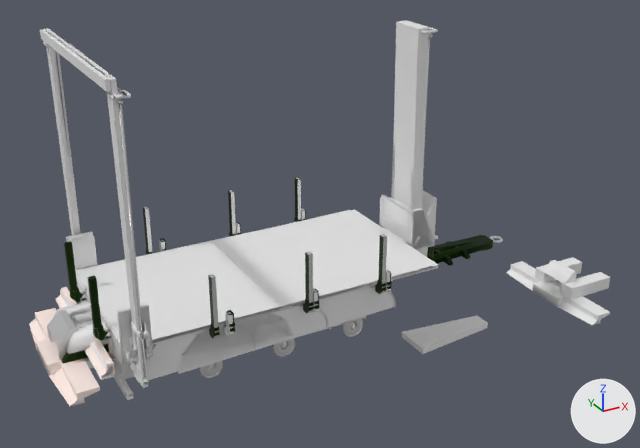
One commit to the FBX model road_train_trailer/meshes/trucks/tuning/pup.fbx: the scene before it, then after it.
Rendered twice from a 50 mm camera at (-0.0865, -0.1194, 0.0877) aimed at (-0.0195, 0.0025, 0.0267). The axes (+X, +Y, +Z) are drawn at lower right. The lights are the same throughout. Where no turn or scale is listed for an object, it has been applied to the vertices. Vertices at the same position are counted once.

In view in the first picture: 'cdt_Arm', 'cdt_Body.003', 'cdt_Hitch.001', 'cdt_Lift.003', 'cdt_RootNode.003', 'lift.001', 'main.001'.
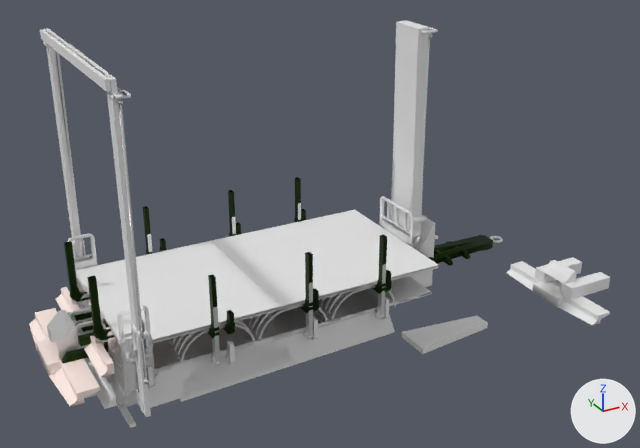
Commit message: WIP pup

Diff of the bpy script that builds the scene:
```diff
--- a/road_train_trailer/meshes/trucks/tuning/pup.fbx.py
+++ b/road_train_trailer/meshes/trucks/tuning/pup.fbx.py
@@ me_cube_004 @@
 me_cube_004.from_pydata(...)  # 86 vertices, 76 faces; spans x -0.0597..0.0003, y -0.0131..0.0129, z 0.0134..0.0298
+# me_cube_004 part 18: the whole mesh is moved by (0.0, 0.0, -0.0047)
@@ me_cube_10761 @@
 me_cube_10761.from_pydata(...)  # 380 vertices, 274 faces; spans x -0.0616..-0.0049, y -0.0152..0.0151, z 0.0203..0.0308
+# me_cube_10761 part 19: the whole mesh is moved by (0.0, 0.0, -0.0046)
 me_cube_10761.materials.append(mat_puplift_mat)
@@ me_cube_010 @@
-me_cube_010.from_pydata(...)  # 386 vertices, 298 faces; spans x -0.0656..0.0003, y -0.0169..0.0169, z 0.0124..0.0609
+me_cube_010.from_pydata(...)  # 386 vertices, 298 faces; spans x -0.0656..0.0003, y -0.0169..0.0169, z 0.0075..0.0609
+# me_cube_010 part 1: the loose piece of 12 vertices spanning x -0.0515..-0.0138, y -0.0131..0.0129, z 0.0154..0.0216 is moved by (0.0, 0.0, -0.0049)
+# me_cube_010 part 2: the loose piece of 8 vertices spanning x -0.0637..-0.0593, y -0.0048..0.0048, z 0.015..0.0163 is moved by (0.0, 0.0, -0.0049)
+# me_cube_010 part 3: the loose piece of 8 vertices spanning x -0.0591..-0.0582, y -0.0115..0.0113, z 0.0124..0.0129 is moved by (0.0, 0.0, -0.0049)
+# me_cube_010 part 4: the loose piece of 24 vertices spanning x -0.0057..0.0002, y -0.0037..0.0036, z 0.0206..0.0281 is moved by (0.0, 0.0, -0.0049)
+# me_cube_010 part 5: the loose piece of 8 vertices spanning x -0.0593..-0.0331, y -0.0129..0.0128, z 0.0128..0.0219 is moved by (0.0, 0.0, -0.0049)
+# me_cube_010 part 6: the loose piece of 8 vertices spanning x -0.0171..-0.0164, y 0.0138..0.0149, z 0.0214..0.0243 is moved by (0.0, 0.0, -0.0049)
+# me_cube_010 part 7: the loose piece of 8 vertices spanning x -0.0171..-0.0164, y -0.015..-0.0139, z 0.0214..0.0243 is moved by (0.0, 0.0, -0.0049)
+# me_cube_010 part 8: the loose piece of 8 vertices spanning x -0.0301..-0.0295, y -0.015..-0.0139, z 0.0212..0.0241 is moved by (0.0, 0.0, -0.0049)
+# me_cube_010 part 9: the loose piece of 8 vertices spanning x -0.0441..-0.0434, y 0.0138..0.0149, z 0.0211..0.024 is moved by (0.0, 0.0, -0.0049)
+# me_cube_010 part 10: the loose piece of 12 vertices spanning x -0.0442..-0.0433, y -0.0152..-0.0037, z 0.0202..0.0213 is moved by (0.0, 0.0, -0.0049)
+# me_cube_010 part 11: the loose piece of 8 vertices spanning x -0.0442..-0.0435, y -0.015..-0.0139, z 0.0211..0.024 is moved by (0.0, 0.0, -0.0049)
+# me_cube_010 part 12: the loose piece of 8 vertices spanning x -0.0566..-0.0559, y -0.015..-0.0139, z 0.021..0.0239 is moved by (0.0, 0.0, -0.0049)
+# me_cube_010 part 13: the loose piece of 8 vertices spanning x -0.0581..-0.0573, y -0.0161..0.0168, z 0.0178..0.02 is moved by (0.0, 0.0, -0.0049)
+# me_cube_010 part 14: 72 of the vertices in x -0.0656..-0.0555, y -0.0168..0.0169, z 0.0172..0.0221 are moved by (0.0, 0.0, -0.0049)
+# me_cube_010 part 15: 12 of the vertices in x -0.0071..-0.0023, y -0.0135..0.0134, z 0.0221..0.0226 are moved by (0.0, 0.0, -0.0049)
+# me_cube_010 part 16: 8 of the vertices in x -0.0332, y -0.0135, z 0.0219..0.0223 are moved by (0.0, 0.0, -0.0049)
+# me_cube_010 part 17: 8 of the vertices in x -0.0332, y 0.0134, z 0.0219..0.0223 are moved by (0.0, 0.0, -0.0049)
```

Pixel boxes [x1, y1, x2, y2] of what changed, in the pictures (640 x 448 px; the box of a moved part takes in the faces that stretch with it):
'cdt_Body.003', reshaped (7% taller): before [40, 20, 434, 400]; after [40, 20, 431, 428]
'cdt_Lift.003', mesh moved: before [66, 178, 428, 365]; after [71, 203, 432, 392]
'cdt_RootNode.003', mesh moved: before [76, 191, 437, 383]; after [79, 215, 435, 409]
part 1 of me_cube_010, moved or reshaped: before [177, 285, 394, 374]; after [179, 311, 395, 402]
part 2 of me_cube_010, moved or reshaped: before [84, 358, 93, 369]; after [85, 376, 113, 398]
part 3 of me_cube_010, moved or reshaped: before [114, 376, 133, 400]; after [116, 399, 136, 428]
part 4 of me_cube_010, moved or reshaped: before [384, 197, 434, 249]; after [384, 224, 429, 257]
part 5 of me_cube_010, moved or reshaped: before [86, 294, 154, 379]; after [108, 353, 137, 407]
part 6 of me_cube_010, moved or reshaped (not visible afterwards): before [301, 209, 305, 221]
part 7 of me_cube_010, moved or reshaped: before [386, 270, 390, 289]; after [385, 297, 389, 316]
part 8 of me_cube_010, moved or reshaped: before [313, 289, 318, 310]; after [313, 317, 318, 337]
part 9 of me_cube_010, moved or reshaped (not visible afterwards): before [159, 239, 165, 252]
part 10 of me_cube_010, moved or reshaped: before [224, 326, 235, 336]; after [225, 355, 236, 365]
part 11 of me_cube_010, moved or reshaped: before [225, 312, 233, 333]; after [227, 341, 235, 362]
part 12 of me_cube_010, moved or reshaped: before [146, 337, 151, 356]; after [146, 365, 154, 386]
part 13 of me_cube_010, moved or reshaped: before [129, 362, 141, 382]; after [132, 389, 144, 411]
part 14 of me_cube_010, moved or reshaped: before [45, 30, 148, 388]; after [45, 30, 151, 417]
part 15 of me_cube_010, moved or reshaped: before [393, 22, 429, 210]; after [392, 22, 429, 234]
part 16 of me_cube_010, moved or reshaped: before [152, 266, 432, 345]; after [155, 292, 431, 374]
part 17 of me_cube_010, moved or reshaped: before [76, 210, 433, 343]; after [89, 276, 431, 374]
